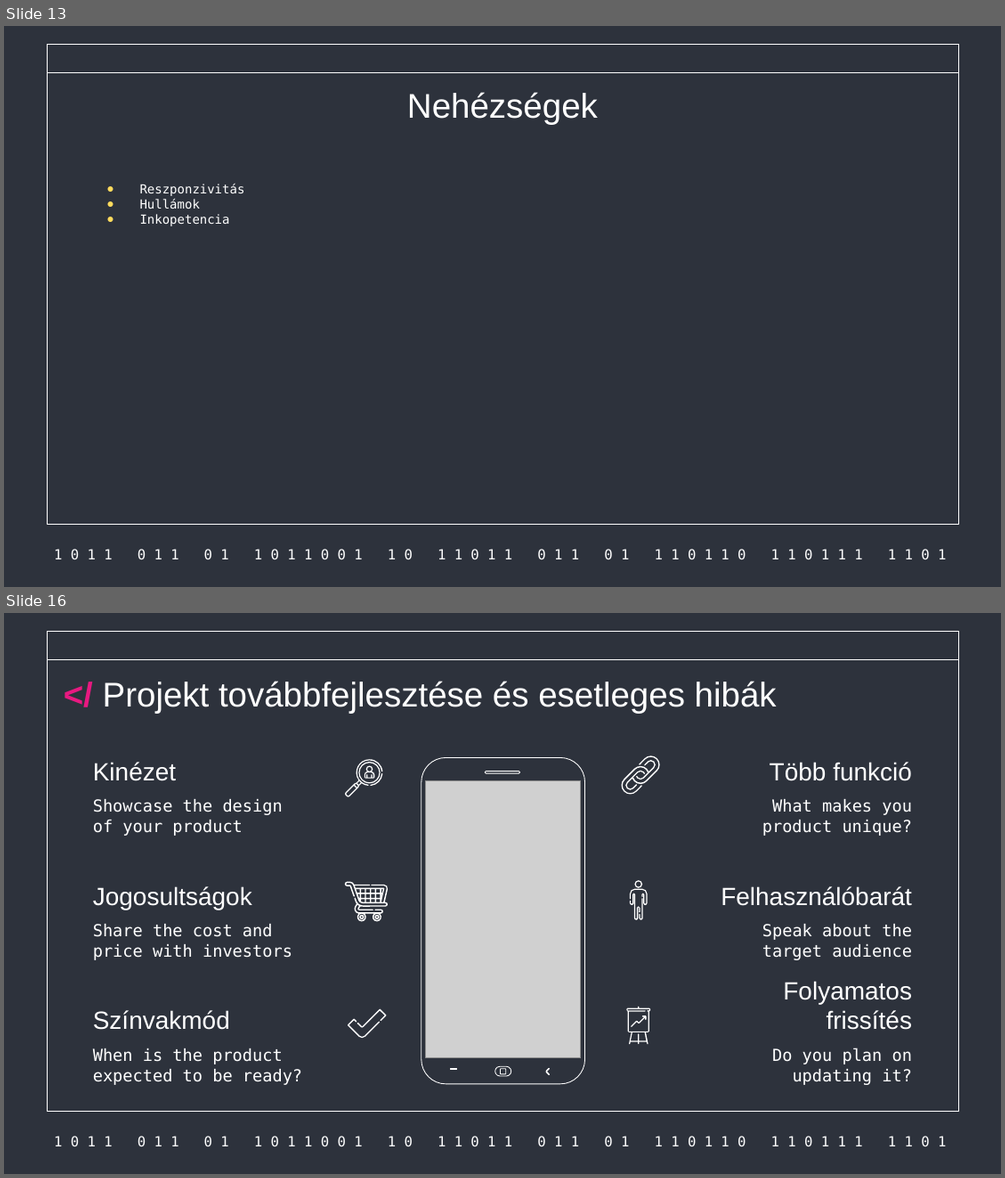
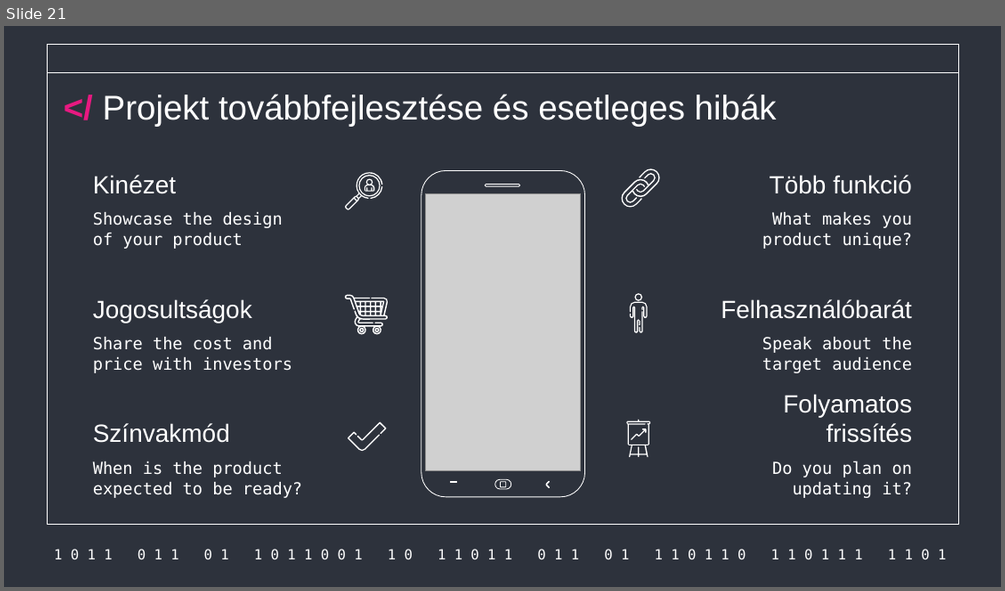
Before and after one commit to Acsilaa/dusza2024-25, a slide deck: Hell yeah ppt.pptx. Shown one above the other, each under a label of ours: slides 13 and 16 before the commit, slide 21 after it; the slides between them are not shown. The pictures are 1005x1178 and 1005x591 pixels, drawn with LibreOffice and Linux fonts; fonts in the diff are those of the drawing; grey boxes stand for pictures. Boxes give left, top, right and bottom in pixels: in the first picture for what was removed or moved away, otherwise in the second. Text is boxed around its words. In the diff, an @@ line names an element or a change of style, - is before the commit and + after.

```diff
--- a/Hell yeah ppt.pptx
+++ b/Hell yeah ppt.pptx
@@ slide 13 removed at box(4, 26, 1001, 587), background #2D323C; not listed: 3 template elements that a slide beside it also shows @@
@@ title removed at box(407, 92, 598, 124) @@
-Nehézségek
@@ text removed at box(140, 184, 245, 226) @@
-● Reszponzivitás
-● Hullámok
-● Inkopetencia
@@ what was slide 16 is now slide 21 @@
```
Also in this commit, not shown: 6 slides changed, 9 slides added, 3 other slides removed.
